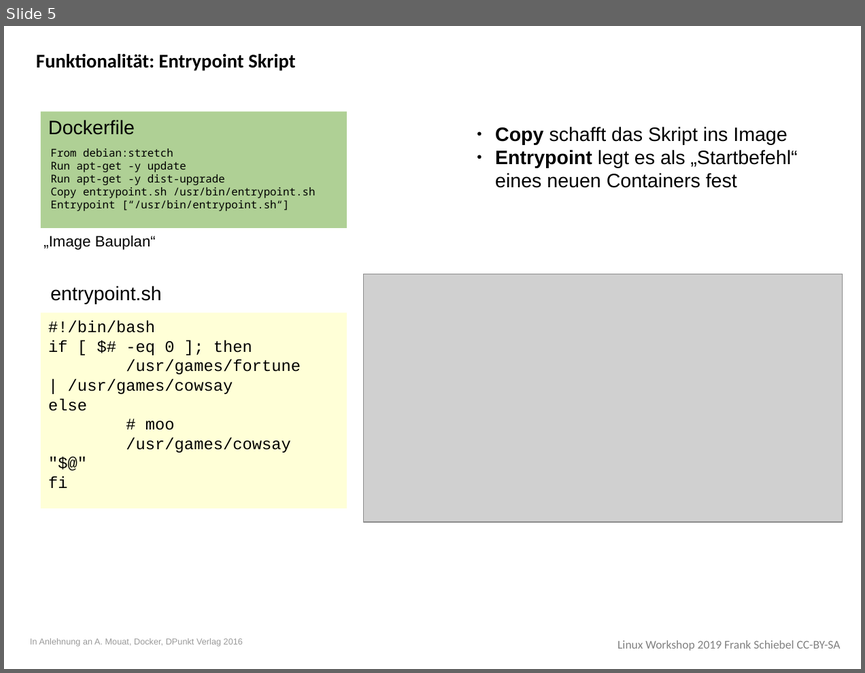
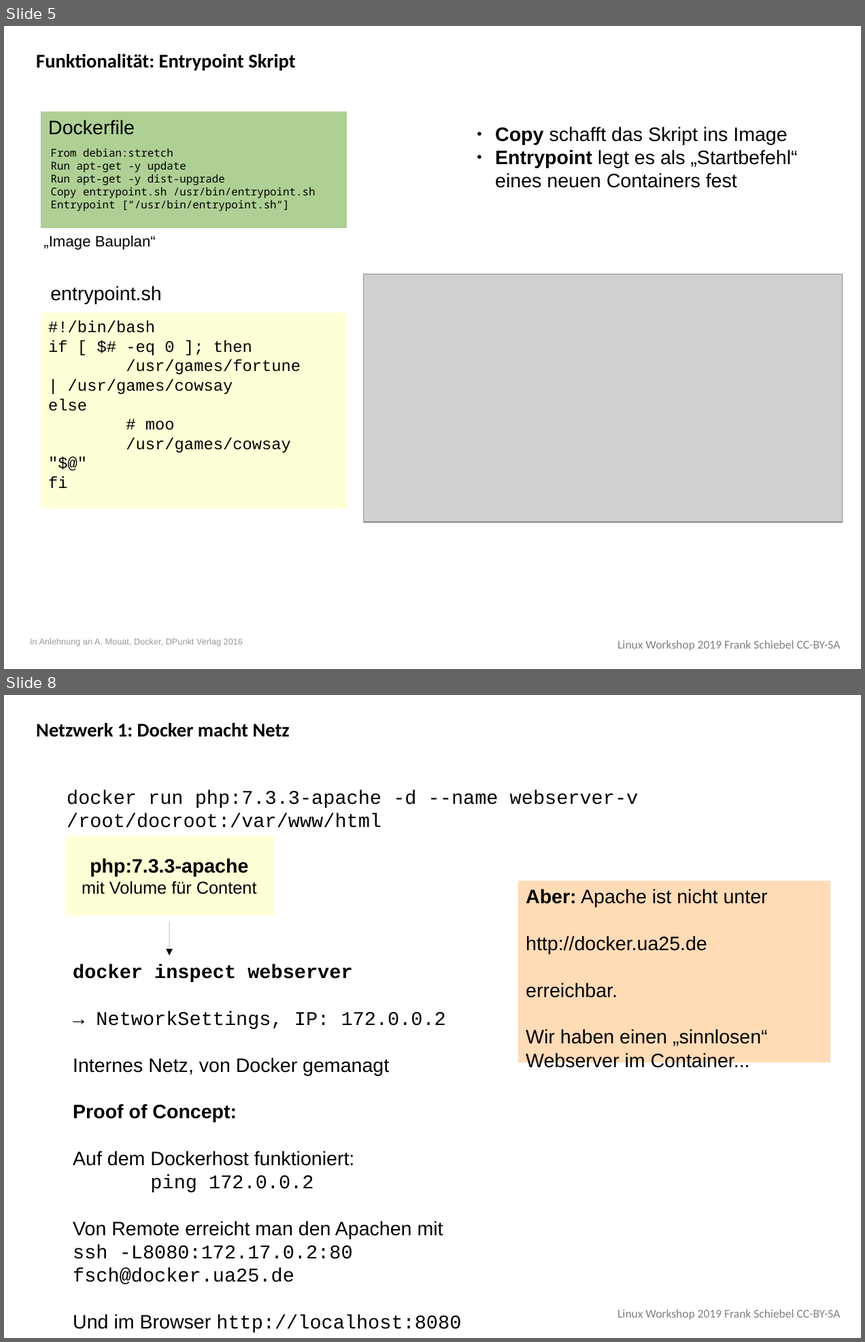
Before and after one commit to ironiemix/lfb-linuxworkshop2019, a slide deck: docker/linux_workshop_docker.odp. Shown one above the other, each under a label of ours: slide 5 before the commit, slides 5 and 8 after it; the slides between them are not shown. The pictures are 865x673 and 865x1342 pixels, drawn with LibreOffice and Linux fonts; fonts in the diff are those of the drawing; grey boxes stand for pictures. Boxes give left, top, right and bottom in pixels: in the first picture for what was removed or moved away, otherwise in the second. Text is boxed around its words. In the diff, an @@ line names an element or a change of style, - is before the commit and + after.

Commit message:
Docker v1

```diff
--- a/docker/linux_workshop_docker.odp
+++ b/docker/linux_workshop_docker.odp
@@ slide 8 added at bbox=[4, 695, 861, 1338], background #FFFFFF; not listed: 1 template element that a slide beside it also shows @@
@@ text added at bbox=[36, 723, 290, 737], 18 pt, text #000000, bold @@
+Netzwerk 1: Docker macht Netz
@@ text added at bbox=[67, 790, 638, 828], 18 pt, text #000000 @@
+docker run php:7.3.3-apache -d --name webserver-v /root/docroot:/var/www/html
@@ rectangle added at bbox=[65, 836, 274, 915], fill #FFFFD7, 16 pt, text #000000 @@
+php:7.3.3-apache
+mit Volume für Content
@@ rectangle added at bbox=[518, 881, 830, 1063], fill #FFDBB6, 18 pt, text #000000 @@
+Aber: Apache ist nicht unter
+http://docker.ua25.de
+erreichbar.
+Wir haben einen „sinnlosen“
+Webserver im Container...
@@ arrow added from (170, 921) to (170, 955), #000000 0 pt @@
@@ text added at bbox=[73, 964, 461, 1332], 18 pt, text #000000 @@
+docker inspect webserver
+→ NetworkSettings, IP: 172.0.0.2
+Internes Netz, von Docker gemanagt
+Proof of Concept:
+Auf dem Dockerhost funktioniert:
+ping 172.0.0.2
+Von Remote erreicht man den Apachen mit
+ssh -L8080:172.17.0.2:80 fsch@docker.ua25.de
+Und im Browser http://localhost:8080
```
Also in this commit, not shown: 1 slide changed, 5 other slides added, 1 other file.
